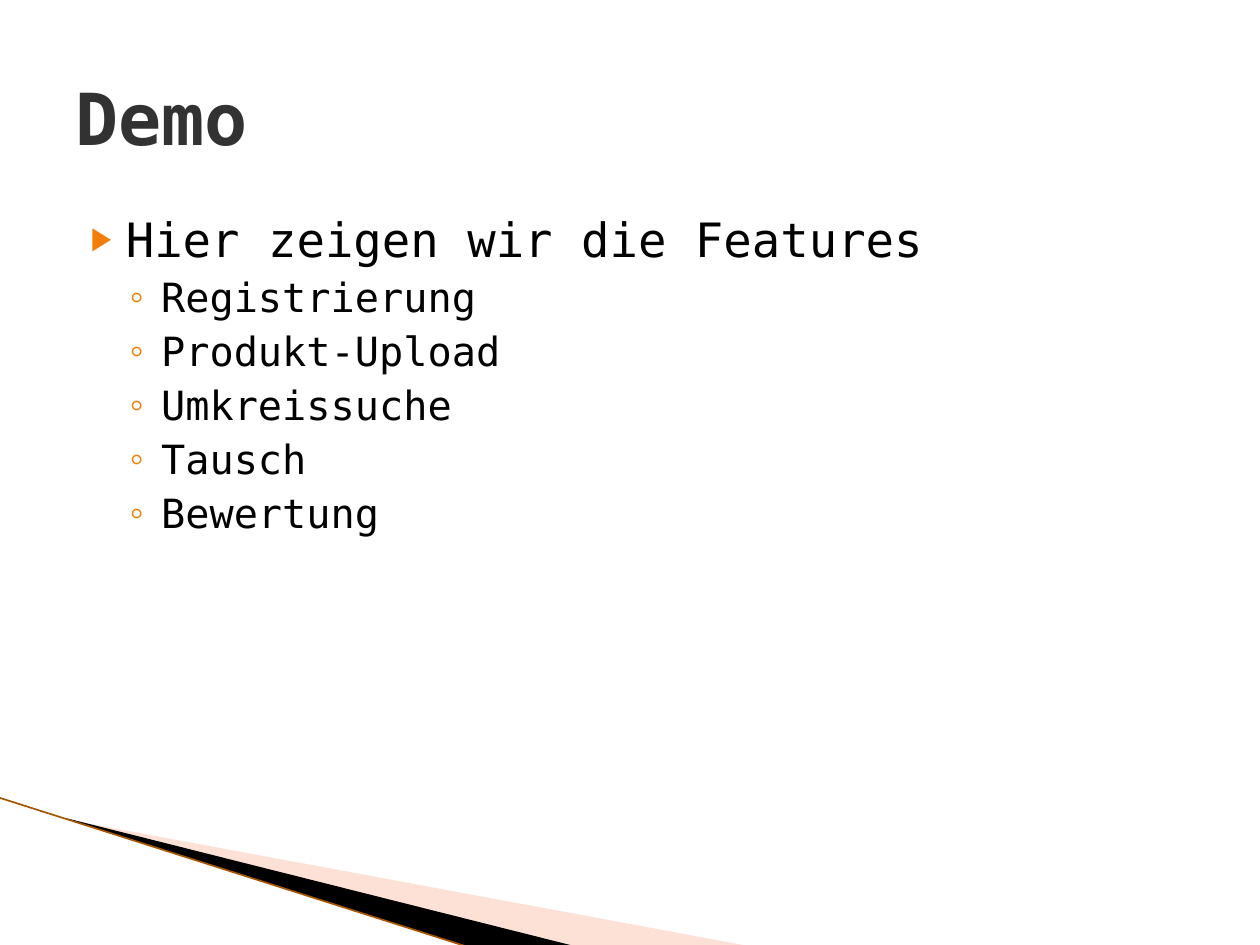
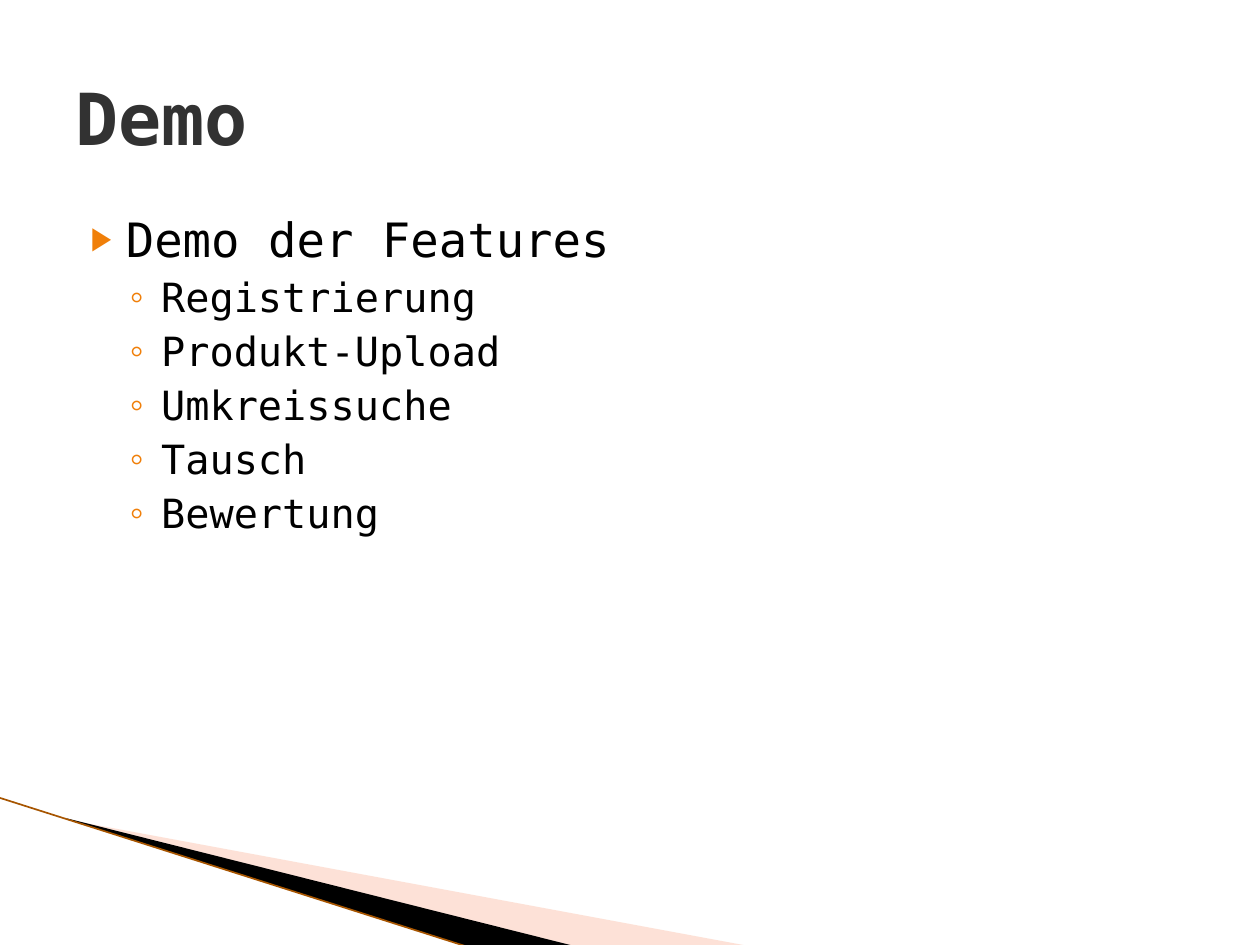
Before and after one commit to pvbergen/ch.bfh.bti7054.w2014.p.ShareShop, a slide deck: slide 11 of doc/sharely Präsentation.pptx (slide 9 before the commit). Drawn at 1260x945 pixels with LibreOffice and Linux fonts; fonts in the diff are those of the drawing; background and template pictures are left out. Boxes give left, top, right and bottom in pixels: in the first picture for what was removed or moved away, otherwise in the second. Text is boxed around its words. In the diff, an @@ line names an element or a change of style, - is before the commit and + after.

```diff
--- a/doc/sharely Präsentation.pptx
+++ b/doc/sharely Präsentation.pptx
@@ text at (x1=126, y1=221, x2=610, y2=258): text changed @@
-▶ Hier zeigen wir die Features
+▶ Demo der Features
```
Also in this commit, not shown: 2 other slides changed, 4 slides added, 3 slides removed, 6 other files.
